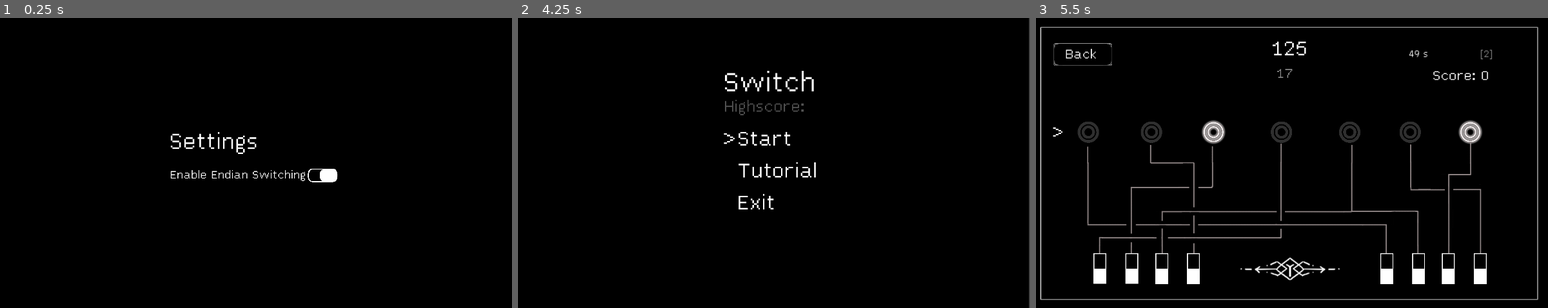
Above: before the commit, frames 1-3 (left to right).
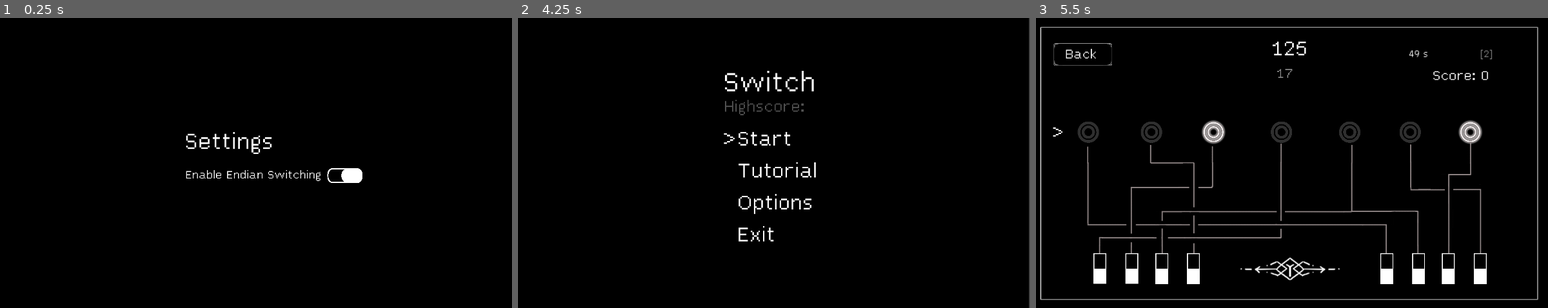
Above: after the commit, the same moments.

Repository: DragonCat4012/Switch
Game: Godot game, scene res://Scenes/OptionsScene.tscn
The game is run twice, just before and just after one commit, with the same random seed, the same clock (stepped at 60 frames per second) and the same inputs. This scene is started directly instead of the project's main scene.
Inputs (mouse positions are in pixels of both pictures, inside the frame that each line leads up to):
- Up to frame 1 (0.25 s): no input
- Up to frame 2 (4.25 s): tap Enter (ui_accept) at 0.5, 0.6, 0.77, 1.07, 1.25, 1.35, 1.52, 1.82, 2, 2.1, 2.75, 2.85, 3.02, 3.32, 3.5, 3.6, 3.77, 4.07 s; move the mouse to (886, 148) at 0.52 s; hold Right (ui_right) 0.53-1.28 s; click (886, 148) at 0.67 s; move the mouse to (666, 177) at 1.27 s; hold Down (ui_down) 1.28-2.03 s; click (666, 177) at 1.42 s; move the mouse to (825, 99) at 2.02 s; hold Right (ui_right) 2.03-2.78 s; click (825, 99) at 2.17 s; move the mouse to (748, 221) at 2.77 s; hold Up (ui_up) 2.78-3.53 s; click (748, 221) at 2.92 s; move the mouse to (927, 206) at 3.52 s; hold Left (ui_left) from 3.53 s (still down); click (927, 206) at 3.67 s; tap Escape (ui_cancel) at 4.15 s
- Up to frame 3 (5.5 s): move the mouse to (1133, 119) at 4.27 s; tap Enter (ui_accept) at 4.35, 4.52, 4.82, 5.1 s; click (1133, 119) at 4.42 s; move the mouse to (1317, 163) at 5.02 s; release Left (ui_left) at 5.03 s; hold Down (ui_down) from 5.03 s (still down); click (1317, 163) at 5.17 s

The runs differ from the first frame. In frame 1, 1.3% of the frame differs, in the area x 33-71%, y 39-57%; in frame 2, 0.4%; in frame 3, nothing differs.

Commit message:
Re-add options

Diff:
--- a/Scenes/MainMenu.gd
+++ b/Scenes/MainMenu.gd
@@ -6,10 +6,15 @@
 @onready var selector_one = $CenterContainer/VBoxContainer/CenterContainer2/HBoxContainer2/VBoxContainer/Selector
 @onready var selector_two = $CenterContainer/VBoxContainer/CenterContainer2/HBoxContainer2/VBoxContainer/Selector2
 @onready var selector_three = $CenterContainer/VBoxContainer/CenterContainer2/HBoxContainer2/VBoxContainer/Selector3
+@onready var selector_four =$CenterContainer/VBoxContainer/CenterContainer2/HBoxContainer2/VBoxContainer/Selector4
+
+@onready var labelStart = $CenterContainer/VBoxContainer/CenterContainer2/HBoxContainer2/VBoxContainer2/LabelStart
 @onready var labelTutorial = $CenterContainer/VBoxContainer/CenterContainer2/HBoxContainer2/VBoxContainer2/TutorialLabel
-@onready var labelStart = $CenterContainer/VBoxContainer/CenterContainer2/HBoxContainer2/VBoxContainer2/LabelStart
+@onready var labelOptions = $CenterContainer/VBoxContainer/CenterContainer2/HBoxContainer2/VBoxContainer2/LabelOptions
 @onready var labelExit = $CenterContainer/VBoxContainer/CenterContainer2/HBoxContainer2/VBoxContainer2/LabelExit
+
 @onready var labelHighScore = $CenterContainer/VBoxContainer/CenterContainer/VBoxContainer/HighScoreLabel
+
 var currentSelection = 0
 var lastSelection = 0
 
@@ -28,8 +33,10 @@
 			newSelection = 1
 		elif labelStart.get_global_rect().has_point(get_global_mouse_position()):
 			newSelection = 0
+		elif labelOptions.get_global_rect().has_point(get_global_mouse_position()):
+			newSelection = 2
 		elif labelExit.get_global_rect().has_point(get_global_mouse_position()):
-			newSelection = 2
+			newSelection = 3
 		else:
 			return
 
@@ -54,15 +61,17 @@
 func handle_selection(_current_selection):
 	if _current_selection == 0: #start option
 		get_tree().change_scene_to_file("res://Scenes/game.tscn")
-	elif _current_selection == 1: # Options
+	elif _current_selection == 1: # Tuorial
 		get_tree().change_scene_to_file("res://Scenes/Tutorial.tscn")
-	elif _current_selection == 2: # Exit
+	elif _current_selection == 2: # Options
+		get_tree().change_scene_to_file("res://Scenes/OptionsScene.tscn")
+	elif _current_selection == 3: # Exit
 		get_tree().quit()
 
 func set_current_selection():
 	if currentSelection < 0:
-		currentSelection = 2
-	if currentSelection > 2:
+		currentSelection = 3
+	if currentSelection > 3:
 		currentSelection = 0
 
 	if currentSelection != lastSelection:
@@ -72,6 +81,7 @@
 	selector_one.text = ""
 	selector_two.text = ""
 	selector_three.text = ""
+	selector_four.text = ""
 
 	if currentSelection == 0 :
 		selector_one.text = ">"
@@ -79,5 +89,7 @@
 		selector_two.text = ">"
 	elif currentSelection == 2:
 		selector_three.text=">"
+	elif currentSelection == 3:
+		selector_four.text=">"
 
 	lastSelection = currentSelection
--- a/Scenes/OptionsScene.gd
+++ b/Scenes/OptionsScene.gd
@@ -2,20 +2,25 @@
 
 const JSONHandler = preload("res://JSON.gd")
 @onready var jsonHandler = JSONHandler.JSONHandler.new()
-@onready var endianToggle = $CenterContainer/VBoxContainer/CenterContainer2/VBoxContainer/HBoxContainer/CenterContainer/NinePatchRect
+@onready var endianToggle = $CenterContainer/VBoxContainer/CenterContainer2/VBoxContainer/HBoxContainer
 var isEndianSwitchingEnabled = false
+
+var onTexture = load("res://Sprites/Toggle/on.PNG")
+var offTexture = load("res://Sprites/Toggle/off.PNG")
+
+var lastClick = Time.get_ticks_msec()
 
 func _ready():
 	jsonHandler.loadGame()
+	isEndianSwitchingEnabled = jsonHandler.endian
 
 func _input(event):
-	var x = $CenterContainer/VBoxContainer/CenterContainer2/VBoxContainer/HBoxContainer/CenterContainer/NinePatchRect
-	if event is InputEventMouseButton and event.is_pressed():
-		if x.get_rect().has_point(to_local(event.position)):
-			print("toggg") # TODO: toggle click not detected
-			isEndianSwitchingEnabled = !isEndianSwitchingEnabled
-			jsonHandler.updatEndian(isEndianSwitchingEnabled)
-			updateEndianSwitch()
+	var currentClickTime = Time.get_ticks_msec()
+	if event is InputEventScreenTouch and endianToggle.get_global_rect().has_point(get_global_mouse_position()) and currentClickTime > lastClick + 0.8*1000:
+		lastClick = Time.get_ticks_msec()
+		isEndianSwitchingEnabled = !isEndianSwitchingEnabled
+		jsonHandler.updatEndian(isEndianSwitchingEnabled)
+		updateEndianSwitch()
 
 func _process(delta):
 	if Input.is_action_just_pressed("ui_cancel"):
@@ -24,10 +29,8 @@
 
 # UI
 func updateEndianSwitch():
-	var onTexture = "res://Sprites/Toggle/on.PNG"
-	var offTexture = "res://Sprites/Toggle/off.PNG"
-	var toggle = $CenterContainer/VBoxContainer/CenterContainer2/VBoxContainer/HBoxContainer/CenterContainer/NinePatchRect
+	var toggle = $CenterContainer/VBoxContainer/CenterContainer2/VBoxContainer/HBoxContainer/SwitchEndian
 	if isEndianSwitchingEnabled:
-		toggle.texture = load(onTexture)
+		toggle.texture = onTexture
 	else:
-		toggle.texture = load(offTexture)
+		toggle.texture = offTexture
--- a/Scenes/OptionsScene.tscn
+++ b/Scenes/OptionsScene.tscn
@@ -43,10 +43,7 @@
 theme_override_font_sizes/font_size = 50
 text = "Enable Endian Switching"
 
-[node name="CenterContainer" type="CenterContainer" parent="CenterContainer/VBoxContainer/CenterContainer2/VBoxContainer/HBoxContainer"]
-layout_mode = 2
-
-[node name="NinePatchRect" type="NinePatchRect" parent="CenterContainer/VBoxContainer/CenterContainer2/VBoxContainer/HBoxContainer/CenterContainer"]
-custom_minimum_size = Vector2(110, 50)
-layout_mode = 2
+[node name="SwitchEndian" type="Sprite2D" parent="CenterContainer/VBoxContainer/CenterContainer2/VBoxContainer/HBoxContainer"]
+position = Vector2(591, 76)
+scale = Vector2(0.0799976, 0.0799976)
 texture = ExtResource("3_lkvmw")
--- a/Scenes/menu.tscn
+++ b/Scenes/menu.tscn
@@ -81,6 +81,13 @@
 theme_override_font_sizes/font_size = 90
 text = ">"
 
+[node name="Selector4" type="Label" parent="MainMenu/CenterContainer/VBoxContainer/CenterContainer2/HBoxContainer2/VBoxContainer"]
+custom_minimum_size = Vector2(20, 20)
+layout_mode = 2
+theme_override_fonts/font = ExtResource("2_wwa65")
+theme_override_font_sizes/font_size = 90
+text = ">"
+
 [node name="VBoxContainer2" type="VBoxContainer" parent="MainMenu/CenterContainer/VBoxContainer/CenterContainer2/HBoxContainer2"]
 custom_minimum_size = Vector2(180, 150)
 layout_mode = 2
@@ -101,6 +108,13 @@
 theme_override_font_sizes/font_size = 90
 text = "Tutorial"
 
+[node name="LabelOptions" type="Label" parent="MainMenu/CenterContainer/VBoxContainer/CenterContainer2/HBoxContainer2/VBoxContainer2"]
+custom_minimum_size = Vector2(180, 0)
+layout_mode = 2
+theme_override_fonts/font = ExtResource("2_wwa65")
+theme_override_font_sizes/font_size = 90
+text = "Options"
+
 [node name="LabelExit" type="Label" parent="MainMenu/CenterContainer/VBoxContainer/CenterContainer2/HBoxContainer2/VBoxContainer2"]
 custom_minimum_size = Vector2(180, 0)
 layout_mode = 2
